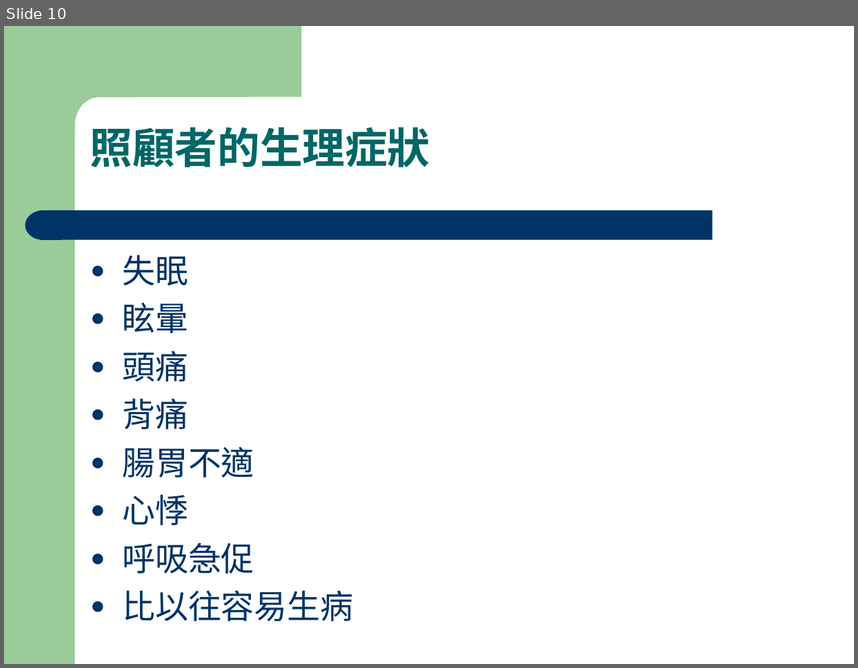
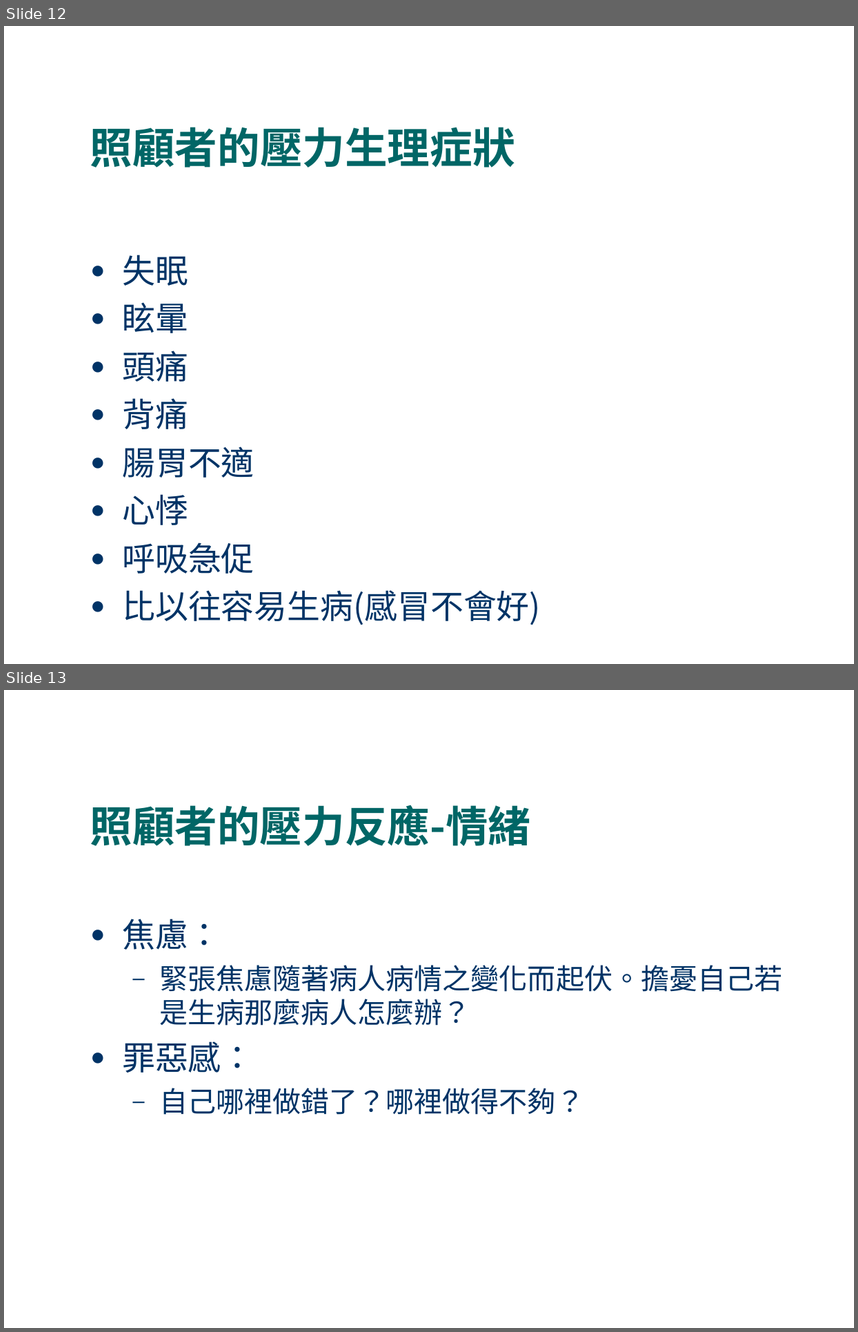
Before and after one commit to fhopecc/stxt, a slide deck: doc/tutorial/home_care.odp. Shown one above the other, each under a label of ours: slide 10 before the commit, slides 12 and 13 after it. The pictures are 858x668 and 858x1332 pixels, drawn with LibreOffice and Linux fonts; fonts in the diff are those of the drawing. Boxes give left, top, right and bottom in pixels: in the first picture for what was removed or moved away, otherwise in the second. Text is boxed around its words. In the diff, an @@ line names an element or a change of style, - is before the commit and + after.

```diff
--- a/doc/tutorial/home_care.odp
+++ b/doc/tutorial/home_care.odp
@@ slide 13 added at (4,690,854,1328), background #FFFFFF @@
@@ title added at (90,805,531,846), 36 pt, text #006666, bold @@
+照顧者的壓力反應-情緒
@@ text added at (122,918,783,1114), 24 pt, text #003366 @@
+● 焦慮：
+  – 緊張焦慮隨著病人病情之變化而起伏。擔憂自己若是生病那麼病人怎麼辦？
+● 罪惡感：
+  – 自己哪裡做錯了？哪裡做得不夠？
@@ what was slide 10 is now slide 12 @@
@@ slide 12 changed as well @@
@@ title at (90,127,515,167): text changed @@
-照顧者的生理症狀
+照顧者的壓力生理症狀
@@ group removed at (4,26,713,664): 1 rectangle, 1 freeform shape, 1 rounded rectangle, 1 flow chart delay @@
@@ text at (122,590,540,625): text changed @@
-● 比以往容易生病
+● 比以往容易生病(感冒不會好)
```
Also in this commit, not shown: 24 other slides changed, 3 other slides added, 3 other files.
